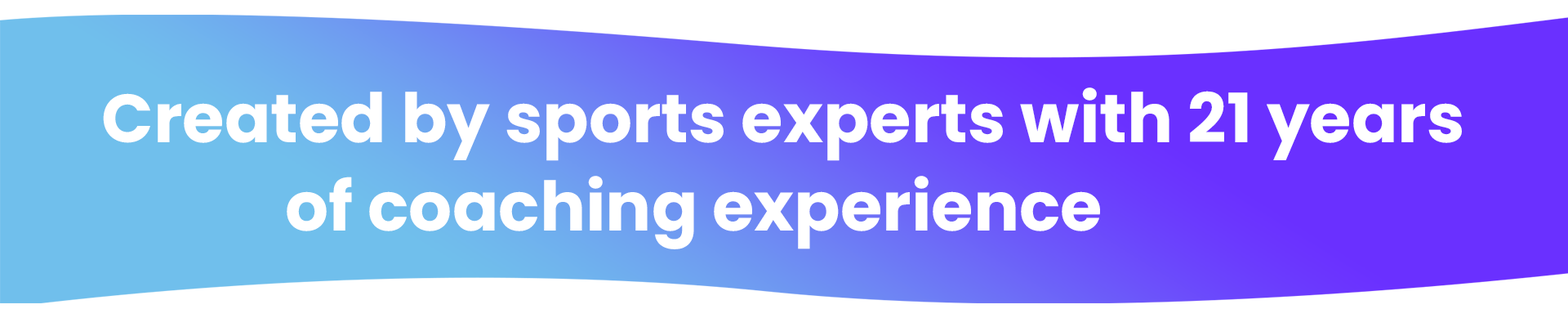
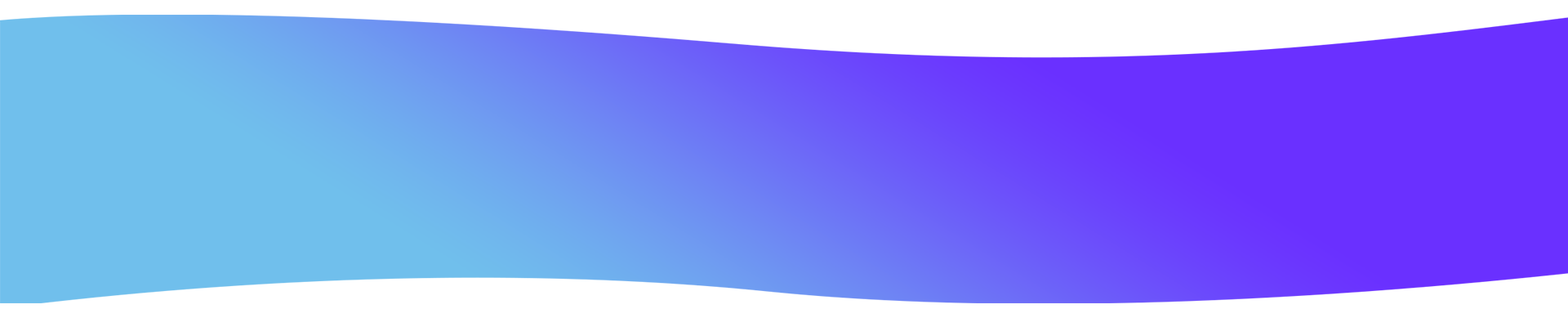
Revision of a layered w=1568, h=327 image; what changed, layer by layer:
hid "Created by sports experts with 21 years of coaching experience" over box(102, 87, 1462, 250)
